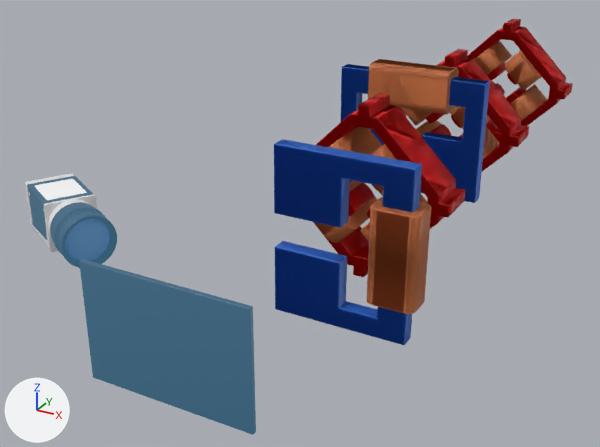
An edit to the glTF model beam_3d_visualizer/public/models/ares/scene.glb, drawn before and after from the same camera.
Camera for both pictures: a camera (50 mm lens) standing at (0.722, -2.929, 0.697) and looking at (-0.234, -1.19, -0.173). Arrows for +X, +Y and +Z are at lower left; the lights stay in place. Where no turn or scale is listed for an object, it has been applied to the vertices. Vertices at the same position are counted once.

Objects in the first picture: 'horizontal_corrector.glb_2', 'horizontal_corrector.glb_3', 'quadrupole.glb_10', 'quadrupole.glb_11', 'quadrupole.glb_2', 'quadrupole.glb_3', 'quadrupole.glb_7', 'screen.glb', 'screen.glb_1', 'screen.glb_2', 'screen.glb_3', 'screen.glb_5', 'vertical_corrector.glb_1', 'vertical_corrector.glb_2', 'vertical_corrector.glb_3'.
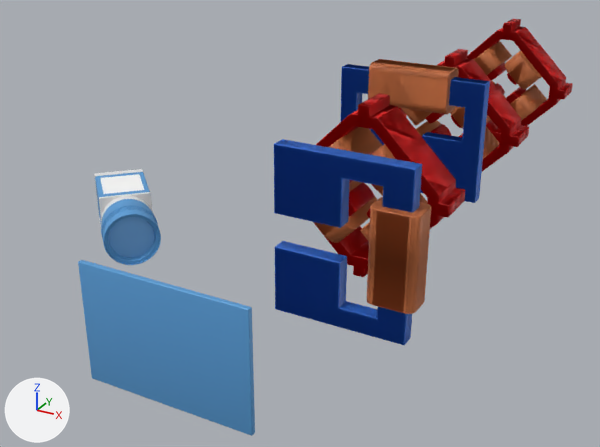
Where the change shows, as pixel boxes [x1, y1, x2, y2] in the pictures (600 x 447 px):
```json
{"object": "screen.glb", "change": "recoloured, surface changed", "before": [78, 259, 256, 436], "after": [78, 259, 256, 436]}
{"object": "screen.glb_2", "change": "recoloured, surface changed, mesh turned", "before": [27, 176, 117, 268], "after": [95, 172, 161, 265]}
{"object": "screen.glb_3", "change": "mesh turned", "before": [65, 219, 110, 261], "after": [109, 217, 154, 258]}
{"object": "screen.glb_1", "change": "mesh turned", "before": [25, 173, 97, 252], "after": [94, 169, 152, 226]}
{"object": "screen.glb_5", "change": "mesh turned", "before": [35, 179, 87, 200], "after": [100, 174, 144, 194]}
```

Edits to the scene script, one JSON object a line:
```json
{"op": "remove", "block": "mat_simple_black", "code": "mat_simple_black.emission_color = (0.0201, 0.084, 0.133)  # dark blue #275266"}
{"op": "remove", "block": "mat_simple_black", "code": "mat_simple_black.emission_strength = 1.0"}
{"op": "set", "path": "mat_simple_black.base_color", "old": "(0.0275, 0.0471, 0.0863)", "new": "(0.098, 0.333, 0.667)", "note": "dark blue #2e3d53 -> blue #589cd5"}
{"block": "me_screen_glb_1", "where": "me_screen_glb_1.from_pydata(...)  # 3242 vertices, 5921 faces; spans x -0.618..-0.358, y -1.853..-1.631, z -0.056..0.056"}
{"block": "me_screen_glb_1", "where": "# used by ob_screen_glb_1; location = (0.0, 0.0, 0.0)"}
{"block": "me_screen_glb_1", "change": "me_screen_glb_1 part 1: the whole mesh is turned -15 degrees about the z axis through its middle, then moved by (0.09, 0.08, 0.0)"}
{"block": "me_screen_glb_2", "where": "me_screen_glb_2.from_pydata(...)  # 4358 vertices, 7979 faces; spans x -0.602..-0.336, y -1.866..-1.645, z -0.057..0.057"}
{"block": "me_screen_glb_2", "where": "# used by ob_screen_glb_2; location = (0.0, 0.0, 0.0)"}
{"block": "me_screen_glb_2", "change": "me_screen_glb_2 part 2: the whole mesh is turned -15 degrees about the z axis through its middle, then moved by (0.086, 0.075, 0.0)"}
{"block": "me_screen_glb_3", "where": "me_screen_glb_3.from_pydata(...)  # 481 vertices, 840 faces; spans x -0.3978..-0.3527, y -1.8507..-1.7726, z -0.045..0.045"}
{"block": "me_screen_glb_3", "where": "# used by ob_screen_glb_3; location = (0.0, 0.0, 0.0)"}
{"block": "me_screen_glb_3", "change": "me_screen_glb_3 part 3: the whole mesh is turned -15 degrees about the z axis through its middle, then moved by (0.068, 0.0528, 0.0)"}
{"block": "me_screen_glb_5", "where": "me_screen_glb_5.from_pydata(...)  # 88 vertices, 130 faces; spans x -0.583..-0.4571, y -1.7884..-1.6678, z 0.0531..0.0535"}
{"block": "me_screen_glb_5", "where": "# used by ob_screen_glb_5; location = (0.0, 0.0, 0.0)"}
{"block": "me_screen_glb_5", "change": "me_screen_glb_5 part 4: the whole mesh is turned -15 degrees about the z axis through its middle, then moved by (0.0946, 0.0875, 0.0)"}
```
